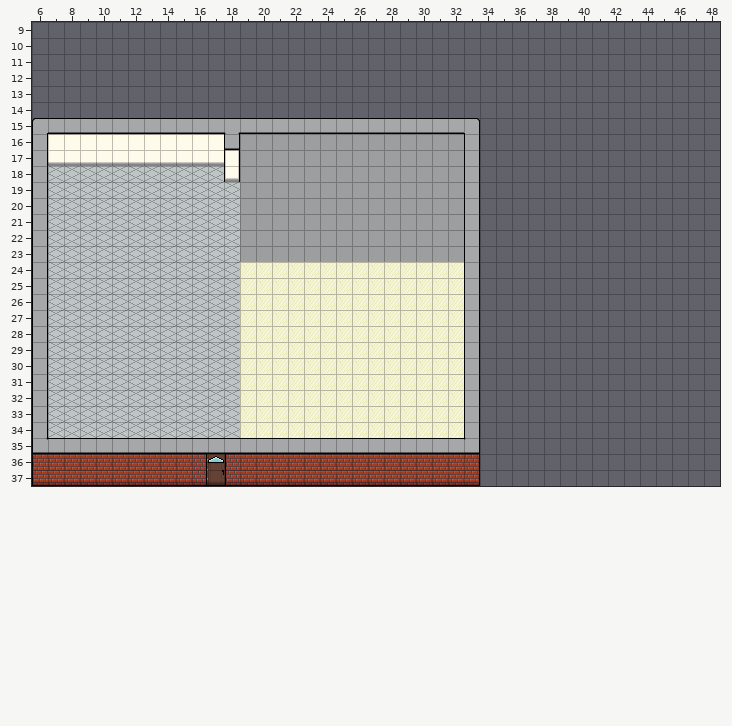
Level history. Tiled map: assets/tiles/house_scaled_up.tmx. The picture above is the old version.
Cells are 64x64 px. Shown: x 6..48, y 9..37. The old version is drawn lined up with the new one.
Once edited:
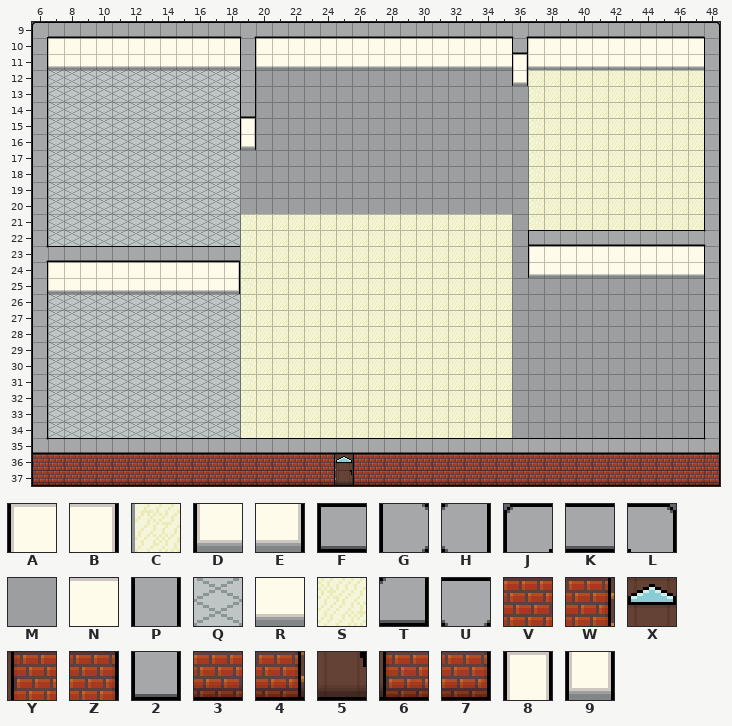
Key: from "tilemap_64_patched": A 101, B 103, C 136, D 141, E 143, F 201, G 204 flipped on the diagonal, H 204 turned 90; from "tilemap_full_layout_64": J 16, K 17, L 19, M 24, N 32, P 34, Q 36, R 47, S 54, T 58, U 154, V 158, W 159, X 160, Y 161, Z 163, 2 169, 3 173, 4 174, 5 175, 6 176, 7 178, 8 184, 9 199.
_ is an empty cell.
From old to new:
{"change": "everything moved by -5,+4 cells (the old picture is shown already moved)"}
{"where": "layer \"Tile Layer 1\""}
{"y":9,"x":6,"old":"___________________________________________","new":"JKKKKKKKKKKKKUKKKKKKKKKKKKKKKKUKKKKKKKKKKKL"}
{"y":10,"x":6,"old":"___________________________________________","new":"PNNNNNNNNNNNNPNNNNNNNNNNNNNNNN2NNNNNNNNNNNP"}
{"y":11,"x":6,"old":"___________________________________________","new":"PRRRRRRRRRRRRPRRRRRRRRRRRRRRRR8RRRRRRRRRRRP"}
{"y":12,"x":6,"old":"___________________________________________","new":"PQQQQQQQQQQQQPMMMMMMMMMMMMMMMM9SSSSSSSSSSSP"}
{"y":13,"x":6,"old":"___________________________________________","new":"PQQQQQQQQQQQQPMMMMMMMMMMMMMMMMMCSSSSSSSSSSP"}
{"y":14,"x":6,"old":"___________________________________________","new":"PQQQQQQQQQQQQ2MMMMMMMMMMMMMMMMMCSSSSSSSSSSP"}
{"y":15,"x":6,"old":"JKKKKKKKKKKKUKKKKKKKKKKKKKKL_______________","new":"PQQQQQQQQQQQQ8MMMMMMMMMMMMMMMMMCSSSSSSSSSSP"}
{"y":16,"x":7,"old":"NNNNNNNNNNN2M","new":"QQQQQQQQQQQQ9"}
{"y":16,"x":33,"old":"P_______________","new":"MMMMCSSSSSSSSSSP"}
{"y":17,"x":7,"old":"RRRRRRRRRRR8","new":"QQQQQQQQQQQQ"}
{"y":17,"x":33,"old":"P_______________","new":"MMMMCSSSSSSSSSSP"}
{"y":18,"x":18,"old":"9","new":"Q"}
{"y":18,"x":33,"old":"P_______________","new":"MMMMCSSSSSSSSSSP"}
{"y":19,"x":33,"old":"P_______________","new":"MMMMCSSSSSSSSSSP"}
{"y":20,"x":33,"old":"P_______________","new":"MMMMCSSSSSSSSSSP"}
{"y":21,"x":19,"old":"MMMMMMMMMMMMMMP_______________","new":"CSSSSSSSSSSSSSSSSMCSSSSSSSSSSP"}
{"y":22,"x":19,"old":"MMMMMMMMMMMMMMP_______________","new":"CSSSSSSSSSSSSSSSSMFKKKKKKKKKKH"}
{"y":23,"x":6,"old":"PQQQQQQQQQQQQMMMMMMMMMMMMMMP_______________","new":"GKKKKKKKKKKKKCSSSSSSSSSSSSSSSSMANNNNNNNNNNP"}
{"y":24,"x":7,"old":"QQQQQQQQQQQQS","new":"NNNNNNNNNNNBC"}
{"y":24,"x":33,"old":"P_______________","new":"SSSMDRRRRRRRRRRP"}
{"y":25,"x":7,"old":"QQQQQQQQQQQQS","new":"RRRRRRRRRRREC"}
{"y":25,"x":33,"old":"P_______________","new":"SSSMMMMMMMMMMMMP"}
{"y":26,"x":19,"old":"S","new":"C"}
{"y":26,"x":33,"old":"P_______________","new":"SSSMMMMMMMMMMMMP"}
{"y":27,"x":19,"old":"S","new":"C"}
{"y":27,"x":33,"old":"P_______________","new":"SSSMMMMMMMMMMMMP"}
{"y":28,"x":19,"old":"S","new":"C"}
{"y":28,"x":33,"old":"P_______________","new":"SSSMMMMMMMMMMMMP"}
{"y":29,"x":19,"old":"S","new":"C"}
{"y":29,"x":33,"old":"P_______________","new":"SSSMMMMMMMMMMMMP"}
{"y":30,"x":19,"old":"S","new":"C"}
{"y":30,"x":33,"old":"P_______________","new":"SSSMMMMMMMMMMMMP"}
{"y":31,"x":19,"old":"S","new":"C"}
{"y":31,"x":33,"old":"P_______________","new":"SSSMMMMMMMMMMMMP"}
{"y":32,"x":19,"old":"S","new":"C"}
{"y":32,"x":33,"old":"P_______________","new":"SSSMMMMMMMMMMMMP"}
{"y":33,"x":19,"old":"S","new":"C"}
{"y":33,"x":33,"old":"P_______________","new":"SSSMMMMMMMMMMMMP"}
{"y":34,"x":19,"old":"S","new":"C"}
{"y":34,"x":33,"old":"P_______________","new":"SSSMMMMMMMMMMMMP"}
{"y":35,"x":33,"old":"T_______________","new":"KKKKKKKKKKKKKKKT"}
{"y":36,"x":16,"old":"WXY","new":"VVV"}
{"y":36,"x":24,"old":"VVV","new":"WXY"}
{"y":36,"x":33,"old":"Z_______________","new":"VVVVVVVVVVVVVVVZ"}
{"y":37,"x":16,"old":"456","new":"333"}
{"y":37,"x":24,"old":"333","new":"456"}
{"y":37,"x":33,"old":"7_______________","new":"3333333333333337"}
{"label":"changed","picture_box":[32,22,720,486]}
